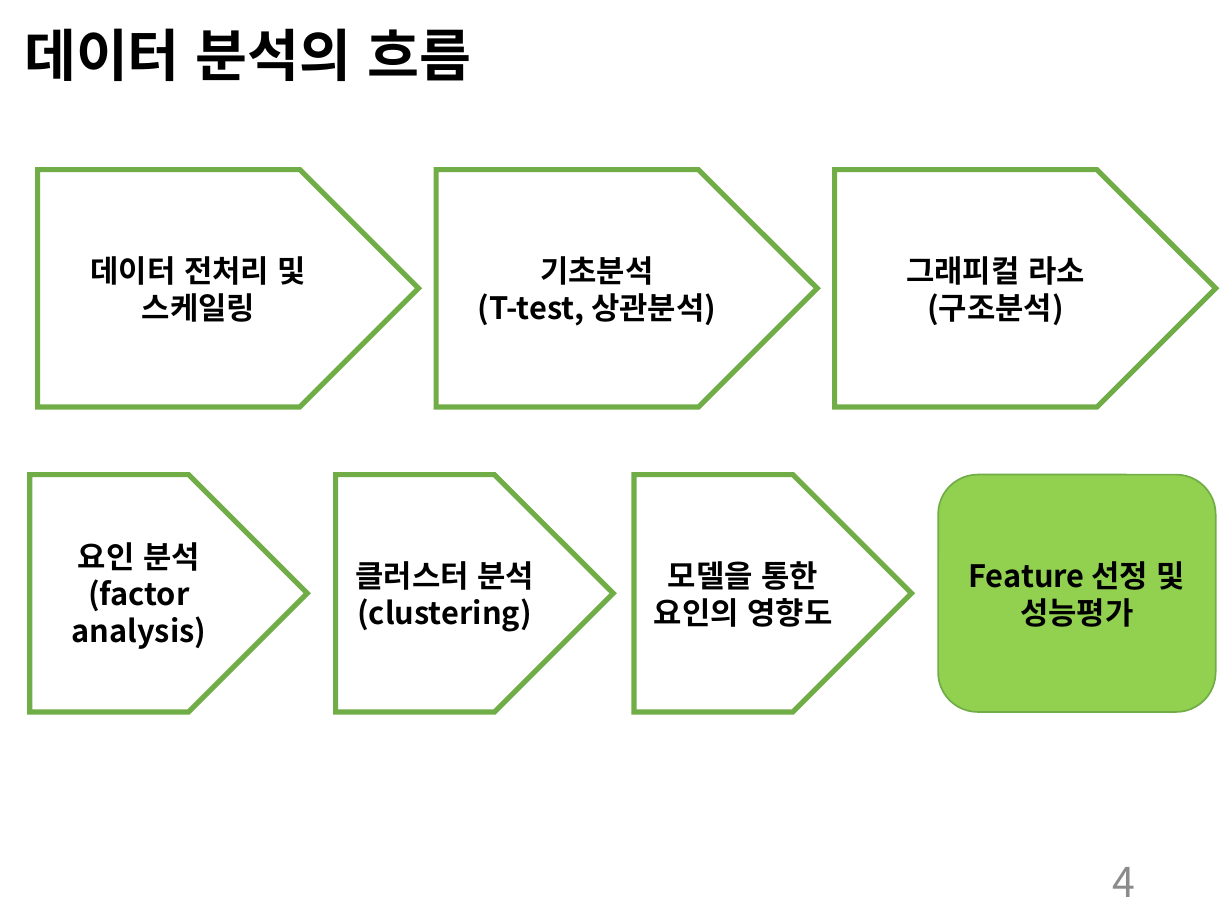
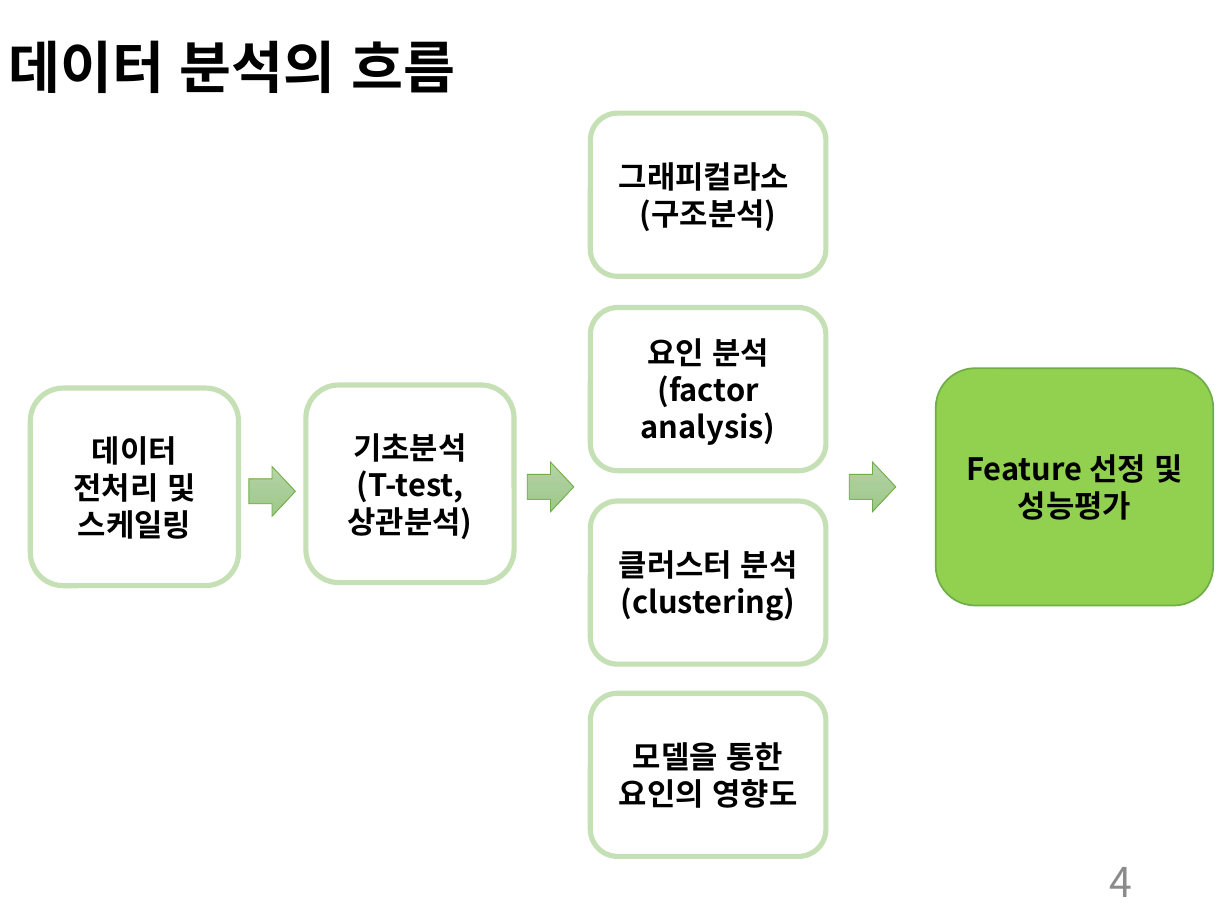
Before and after one commit to yeunkyung/projects, a slide deck: slide 4 of papers/Diabetes_Analysis_ppt_kor.pptx. Drawn at 1232x924 pixels with LibreOffice and Linux fonts; fonts in the diff are those of the drawing. Boxes give left, top, right and bottom in pixels: in the first picture for what was removed or moved away, otherwise in the second. Text is boxed around its words. In the diff, an @@ line names an element or a change of style, - is before the commit and + after.

```diff
--- a/papers/Diabetes_Analysis_ppt_kor.pptx
+++ b/papers/Diabetes_Analysis_ppt_kor.pptx
@@ title "데이터 분석의 흐름": place and size @@
-title "데이터 분석의 흐름" at <box>24,28,471,81</box>
+title "데이터 분석의 흐름" at <box>8,40,456,93</box>
@@ pentagon arrow to rounded rectangle; outline #70AD47 3 pt to #C5E0B4 3 pt in 6 elements at <box>590,501,825,664</box>, <box>590,694,825,856</box>, <box>590,308,825,471</box>, <box>31,388,239,585</box>, <box>306,384,514,582</box>, <box>590,113,825,276</box> @@
@@ rounded rectangle "그래피컬라소": place and size @@
-rounded rectangle "그래피컬라소" at <box>834,170,1215,408</box>
+rounded rectangle "그래피컬라소" at <box>590,113,825,276</box>
@@ text in rounded rectangle at <box>619,162,789,231</box>: text changed @@
-그래피컬 라소 (구조분석)
+그래피컬라소
+(구조분석)
@@ rounded rectangle "요인 분석": place and size @@
-rounded rectangle "요인 분석" at <box>30,474,307,712</box>
+rounded rectangle "요인 분석" at <box>590,308,825,471</box>
@@ rounded rectangle "데이터 전처리 및 스케일링": place and size @@
-rounded rectangle "데이터 전처리 및 스케일링" at <box>38,170,419,408</box>
+rounded rectangle "데이터 전처리 및 스케일링" at <box>31,388,239,585</box>
@@ rounded rectangle "기초분석": place and size @@
-rounded rectangle "기초분석" at <box>436,170,817,408</box>
+rounded rectangle "기초분석" at <box>306,384,514,582</box>
@@ rounded rectangle "Feature 선정 및 성능평가": place and size @@
-rounded rectangle "Feature 선정 및 성능평가" at <box>938,474,1215,712</box>
+rounded rectangle "Feature 선정 및 성능평가" at <box>936,368,1214,606</box>
@@ right arrow added at <box>249,467,296,516</box>, fill gradient #B5D5A7 to #AACE9A to #9CC987, outline #70AD47 0.5 pt @@
@@ right arrow added at <box>527,462,574,511</box>, fill gradient #B5D5A7 to #AACE9A to #9CC987, outline #70AD47 0.5 pt @@
@@ right arrow added at <box>849,462,896,511</box>, fill gradient #B5D5A7 to #AACE9A to #9CC987, outline #70AD47 0.5 pt @@
@@ rounded rectangle "클러스터 분석": place and size @@
-rounded rectangle "클러스터 분석" at <box>335,474,612,712</box>
+rounded rectangle "클러스터 분석" at <box>590,501,825,664</box>
@@ rounded rectangle "모델을 통한": place and size @@
-rounded rectangle "모델을 통한" at <box>634,474,912,712</box>
+rounded rectangle "모델을 통한" at <box>590,694,825,856</box>
```
Also in this commit, not shown: 13 other slides changed, 1 other file.
